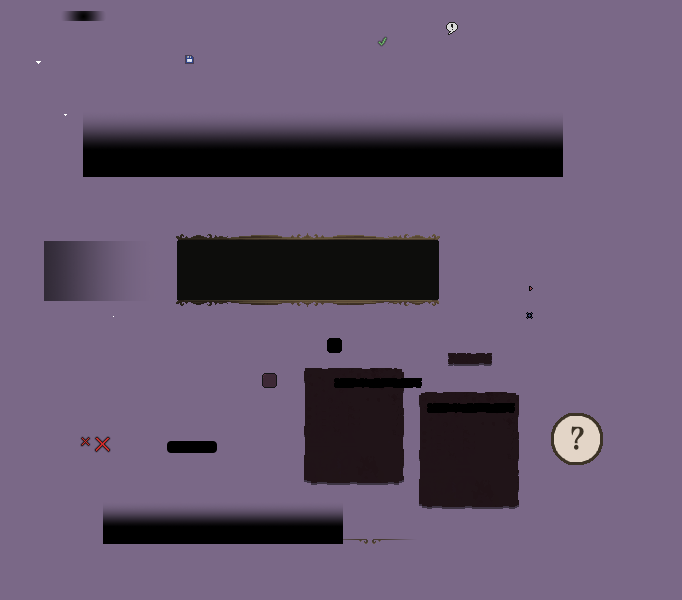
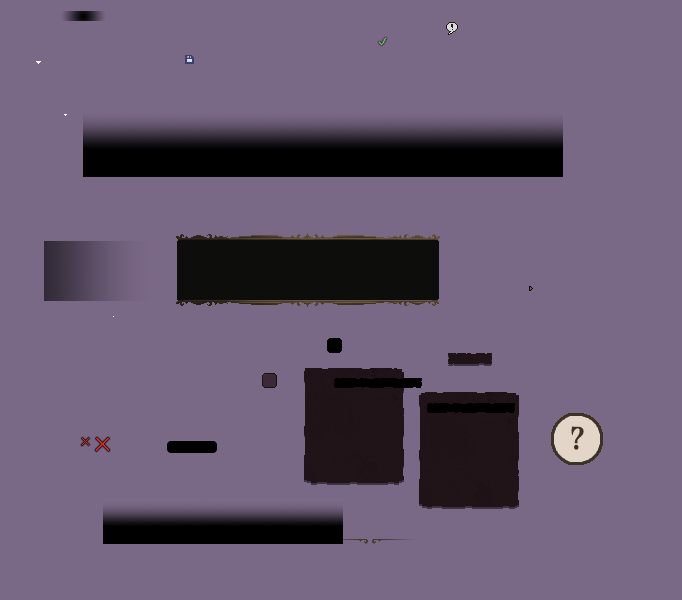
Two versions of the same layered image (682 x 600). Layer-by-layer changes:
removed layer "PassiveItemIcon.png" from group "Icons" over (526, 312, 533, 319)
